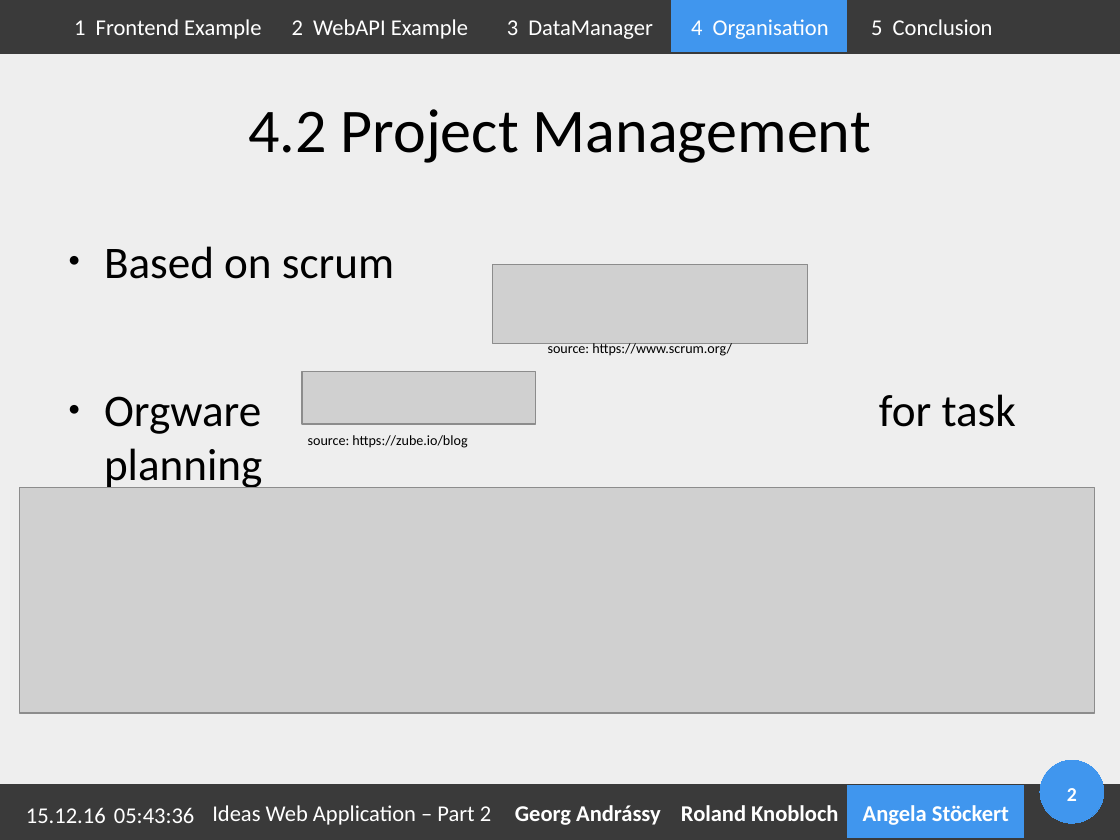
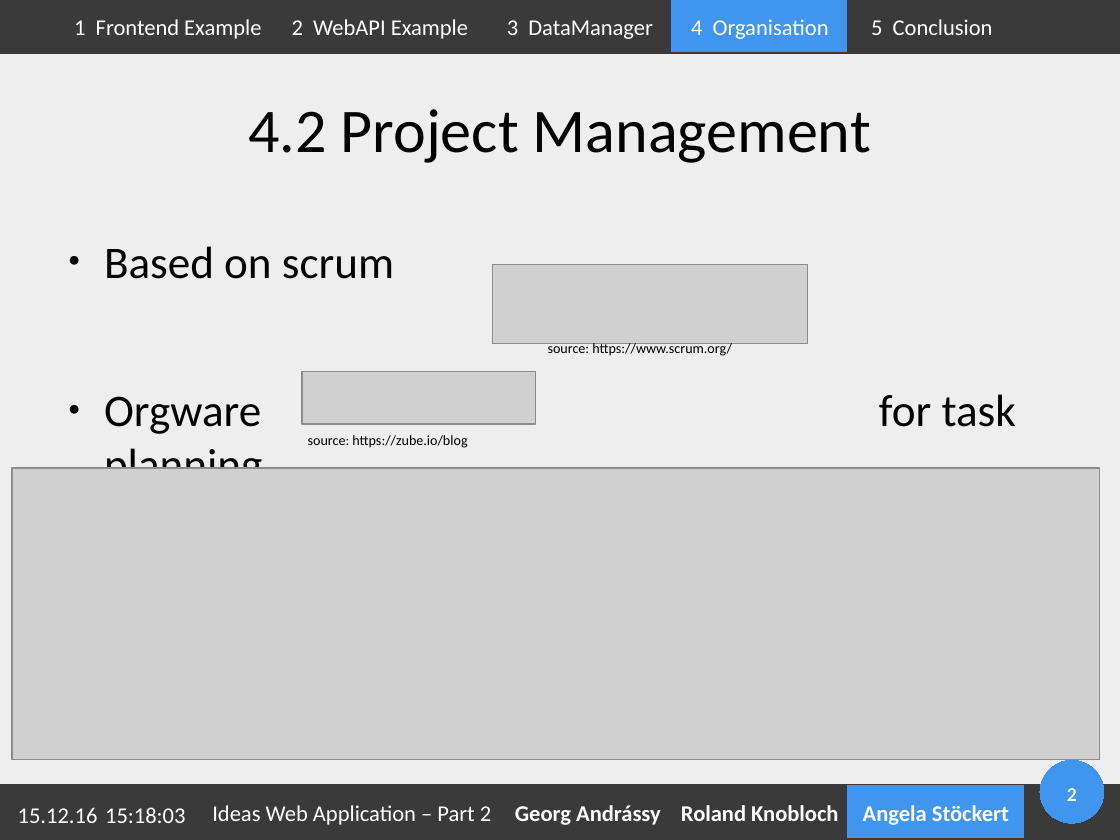
Before and after one commit to Geopras/IdeaWatcher, a slide deck: slide 2 of presentation/bassbiene/bassbiene.odp. Drawn at 1120x840 pixels with LibreOffice and Linux fonts; fonts in the diff are those of the drawing; grey boxes stand for pictures; background and template pictures are left out. Boxes give left, top, right and bottom in pixels: in the first picture for what was removed or moved away, otherwise in the second. Text is boxed around its words. In the diff, an @@ line names an element or a change of style, - is before the commit and + after.

```diff
--- a/presentation/bassbiene/bassbiene.odp
+++ b/presentation/bassbiene/bassbiene.odp
@@ picture: place and size @@
-picture at (20,488,1095,713)
+picture at (12,469,1100,760)
@@ text "15.12.16": place and size @@
-text "15.12.16" at (26,807,106,823)
+text "15.12.16" at (18,807,98,823)
@@ text added at (105,807,185,823), 16 pt, text #FFFFFF @@
+15:18:03
@@ text removed at (114,807,194,823) @@
-05:43:36
```
Also in this commit, not shown: 8 other slides changed, 1 slide added, 3 other files.
